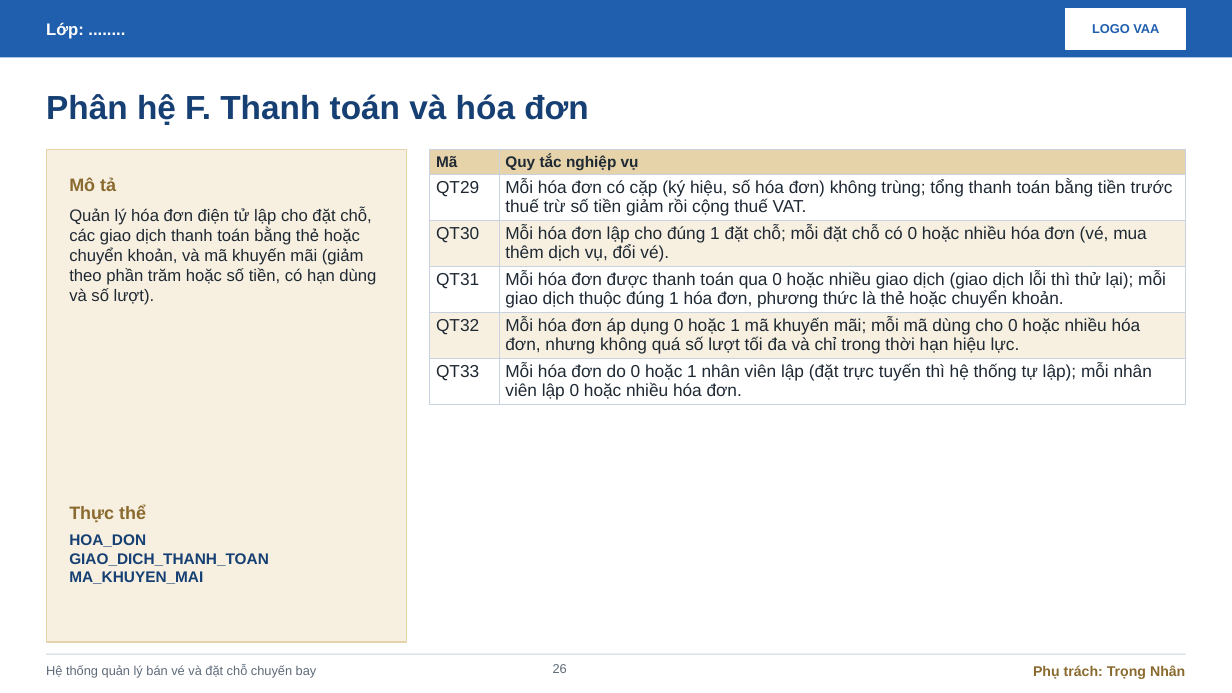
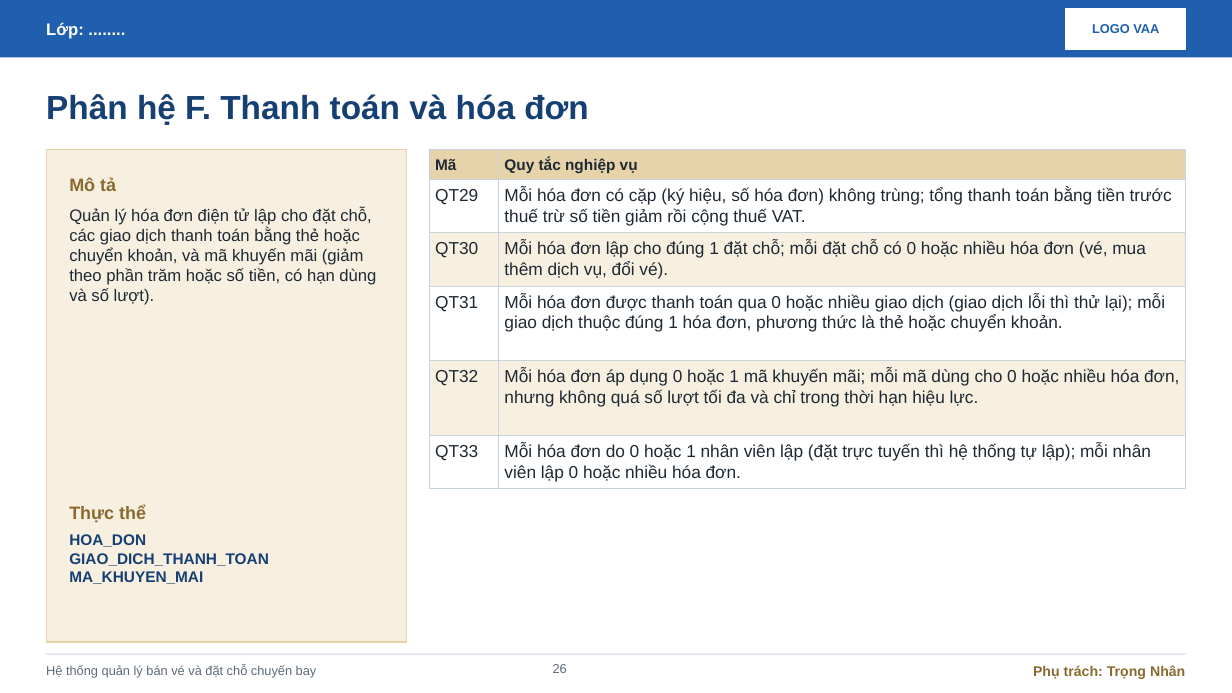
Before and after one commit to TCGxDreams/Nah, a slide deck: slide 26 of slide.pptx. Drawn at 1232x693 pixels with LibreOffice and Linux fonts; fonts in the diff are those of the drawing. Boxes give left, top, right and bottom in pixels: in the first picture for what was removed or moved away, otherwise in the second. Text is boxed around its words. In the diff, an @@ line names an element or a change of style, - is before the commit and + after.

```diff
--- a/slide.pptx
+++ b/slide.pptx
@@ table removed at (430,150,1186,404), 6 rows, 2 columns @@
-Mã | Quy tắc nghiệp vụ
-QT29 | Mỗi hóa đơn có cặp (ký hiệu, số hóa đơn) không trùng; tổng thanh toán bằng tiền trước thuế trừ số tiền giảm rồi cộng thuế VAT.
-QT30 | Mỗi hóa đơn lập cho đúng 1 đặt chỗ; mỗi đặt chỗ có 0 hoặc nhiều hóa đơn (vé, mua thêm dịch vụ, đổi vé).
-QT31 | Mỗi hóa đơn được thanh toán qua 0 hoặc nhiều giao dịch (giao dịch lỗi thì thử lại); mỗi giao dịch thuộc đúng 1 hóa đơn, phương thức là thẻ hoặc chuyển khoản.
-QT32 | Mỗi hóa đơn áp dụng 0 hoặc 1 mã khuyến mãi; mỗi mã dùng cho 0 hoặc nhiều hóa đơn, nhưng không quá số lượt tối đa và chỉ trong thời hạn hiệu lực.
-QT33 | Mỗi hóa đơn do 0 hoặc 1 nhân viên lập (đặt trực tuyến thì hệ thống tự lập); mỗi nhân viên lập 0 hoặc nhiều hóa đơn.
@@ rectangle added at (430,150,499,179), fill #E6D3AA, outline #C9D3DF 0.75 pt @@
@@ rectangle added at (430,179,499,233), fill #FFFFFF, outline #C9D3DF 0.75 pt @@
@@ text added at (435,159,456,170), 12 pt, text #1F2933, bold @@
+Mã
@@ rectangle added at (499,150,1186,179), fill #E6D3AA, outline #C9D3DF 0.75 pt @@
@@ rectangle added at (499,179,1186,233), fill #FFFFFF, outline #C9D3DF 0.75 pt @@
@@ text added at (504,158,638,173), 12 pt, text #1F2933, bold @@
+Quy tắc nghiệp vụ
@@ text added at (435,189,478,205), 13.5 pt, text #1F2933 @@
+QT29
@@ text added at (504,187,1172,226), 13.5 pt, text #1F2933 @@
+Mỗi hóa đơn có cặp (ký hiệu, số hóa đơn) không trùng; tổng thanh toán bằng tiền trước thuế trừ số tiền giảm rồi cộng thuế VAT.
@@ rectangle added at (430,233,499,287), fill #F7F0E1, outline #C9D3DF 0.75 pt @@
@@ rectangle added at (499,233,1186,287), fill #F7F0E1, outline #C9D3DF 0.75 pt @@
@@ text added at (435,242,478,258), 13.5 pt, text #1F2933 @@
+QT30
@@ text added at (504,240,1146,279), 13.5 pt, text #1F2933 @@
+Mỗi hóa đơn lập cho đúng 1 đặt chỗ; mỗi đặt chỗ có 0 hoặc nhiều hóa đơn (vé, mua thêm dịch vụ, đổi vé).
@@ rectangle added at (430,287,499,361), fill #FFFFFF, outline #C9D3DF 0.75 pt @@
@@ text added at (435,296,478,312), 13.5 pt, text #1F2933 @@
+QT31
@@ rectangle added at (499,287,1186,361), fill #FFFFFF, outline #C9D3DF 0.75 pt @@
@@ text added at (504,294,1165,332), 13.5 pt, text #1F2933 @@
+Mỗi hóa đơn được thanh toán qua 0 hoặc nhiều giao dịch (giao dịch lỗi thì thử lại); mỗi giao dịch thuộc đúng 1 hóa đơn, phương thức là thẻ hoặc chuyển khoản.
@@ rectangle added at (430,360,499,435), fill #F7F0E1, outline #C9D3DF 0.75 pt @@
@@ text added at (435,370,478,386), 13.5 pt, text #1F2933 @@
+QT32
@@ rectangle added at (499,360,1186,435), fill #F7F0E1, outline #C9D3DF 0.75 pt @@
@@ text added at (504,368,1179,407), 13.5 pt, text #1F2933 @@
+Mỗi hóa đơn áp dụng 0 hoặc 1 mã khuyến mãi; mỗi mã dùng cho 0 hoặc nhiều hóa đơn, nhưng không quá số lượt tối đa và chỉ trong thời hạn hiệu lực.
@@ rectangle added at (430,435,499,489), fill #FFFFFF, outline #C9D3DF 0.75 pt @@
@@ text added at (435,445,478,461), 13.5 pt, text #1F2933 @@
+QT33
@@ rectangle added at (499,435,1186,489), fill #FFFFFF, outline #C9D3DF 0.75 pt @@
@@ text added at (504,443,1151,481), 13.5 pt, text #1F2933 @@
+Mỗi hóa đơn do 0 hoặc 1 nhân viên lập (đặt trực tuyến thì hệ thống tự lập); mỗi nhân viên lập 0 hoặc nhiều hóa đơn.
```
Also in this commit, not shown: 12 other slides changed.
